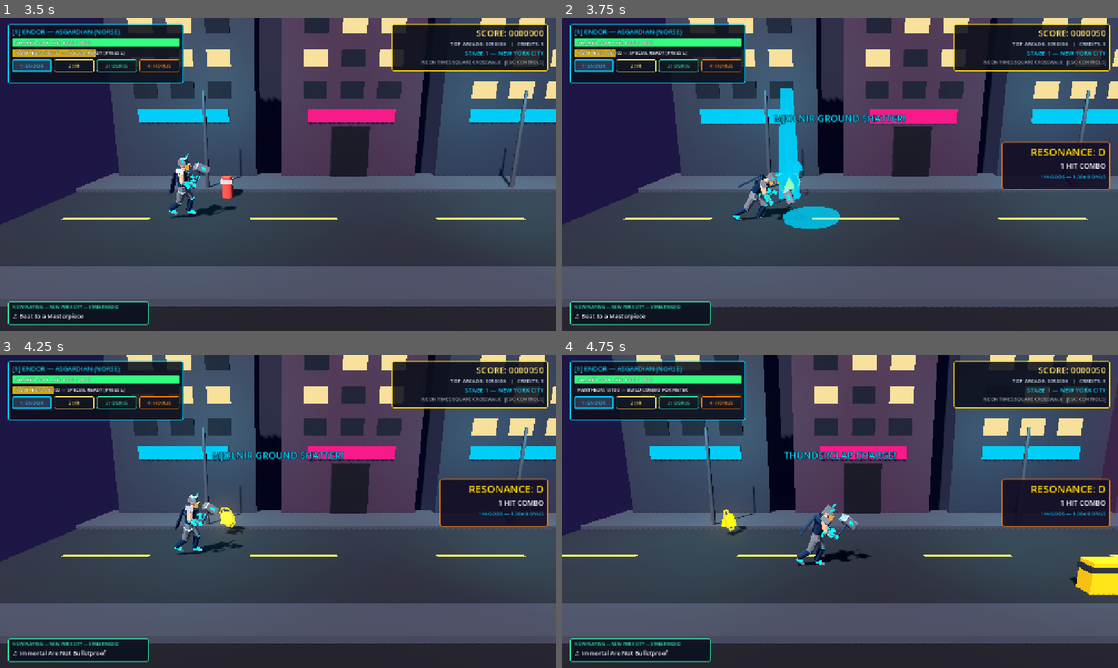
Above: before the commit, frames 1-4 (two rows, left to right).
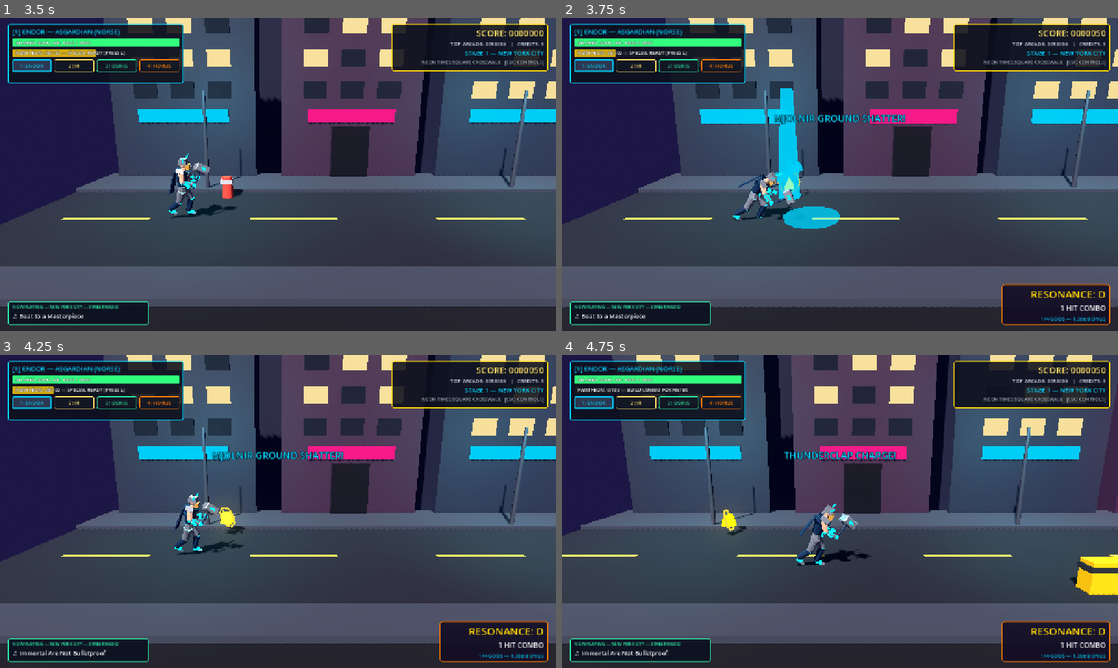
Above: after the commit, the same moments.

Repository: leouofa/side-beat
Game: Godot game, scene res://scenes/main/boot.tscn
The game is run twice, just before and just after one commit, with the same random seed, the same clock (stepped at 60 frames per second) and the same inputs. Sound files missing from this copy of the repository are replaced by a short silence.
Inputs (mouse positions are in pixels of both pictures, inside the frame that each line leads up to):
- Up to frame 1 (3.5 s): click "START WORLD TOUR" at 0.5 s; click "Stage 1: New York City" at 1.25 s; click "Stage 1: New York City" at 2 s; click "ENTER WORLD TOUR >>" at 2.75 s
- Up to frame 2 (3.75 s): tap L (attack_special) at 3.5 s; move the mouse to (962, 158) at 3.52 s; hold D (move_right) from 3.53 s (still down); tap K (attack_heavy) at 3.6 s; click (962, 158) at 3.67 s
- Up to frame 3 (4.25 s): keep holding D (move_right); tap Space (jump) at 3.77 s
- Up to frame 4 (4.75 s): tap L (attack_special) at 4.25, 4.35 s; move the mouse to (728, 527) at 4.27 s; release D (move_right) at 4.28 s; hold S (move_down) from 4.28 s (still down); tap Space (jump) at 4.52 s

Frame 1 is identical in both runs. In frame 2, 4.8% of the frame differs, in the area x 79-99%, y 39-99%; in frame 3, 4.7%; in frame 4, 4.8%.

Commit message:
Relocate resonance box to bottom-right HUD to prevent combat obstruction
During gameplay, the Cross-Pantheon Resonance widget was anchored at center-right, directly obstructing visibility of oncoming enemy waves, lane hazards, and attack telegraphs across the 2.5D horizontal combat field.

Move the resonance panel to the bottom-right corner across from the soundtrack toast:
- Anchor using PRESET_BOTTOM_RIGHT with an 18px right gutter and 14px bottom gutter, maintaining visual symmetry with the top-right score card and bottom-left "NOW PLAYING" radio toast.
- Align the panel top edge with the boss health bar (y = -108) while retaining over 100px buffer space from center-bottom boss UI.
- Add test assertions in run_tests.gd verifying bottom-right anchors, offsets, and minimum dimensions.

Diff:
--- a/scripts/ui/arcade_hud.gd
+++ b/scripts/ui/arcade_hud.gd
@@ -235,11 +235,11 @@
 	_go_label.add_theme_color_override("font_color", Color("#32FF7E"))
 	root.add_child(_go_label)
 
-	# 3. RIGHT-MIDDLE: Cross-Pantheon Resonance Widget
+	# 3. BOTTOM-RIGHT: Cross-Pantheon Resonance Widget (across from now-playing toast)
 	_resonance_box = PanelContainer.new()
-	_resonance_box.set_anchors_preset(Control.PRESET_CENTER_RIGHT)
-	_resonance_box.position = Vector2(-268, -75)
-	_resonance_box.custom_minimum_size = Vector2(250, 110)
+	_resonance_box.set_anchors_preset(Control.PRESET_BOTTOM_RIGHT)
+	_resonance_box.position = Vector2(-268, -108)
+	_resonance_box.custom_minimum_size = Vector2(250, 94)
 	_resonance_box.visible = false
 	_resonance_box.add_theme_stylebox_override("panel", _make_box_style(Color(0.07, 0.05, 0.14, 0.90), Color("#FF7A00"), 2, 6))
 	root.add_child(_resonance_box)
--- a/tests/run_tests.gd
+++ b/tests/run_tests.gd
@@ -521,6 +521,13 @@
 	_assert(not get_tree().paused, "Pressing pause quit button unpauses scene tree")
 	_assert(hud._next_stage_btn.mouse_default_cursor_shape == Control.CURSOR_POINTING_HAND, "Next stage button has pointing hand cursor")
 	_assert(hud._replay_stage_btn.mouse_default_cursor_shape == Control.CURSOR_POINTING_HAND, "Replay stage button has pointing hand cursor")
+
+	var res_b := hud.get("_resonance_box") as PanelContainer
+	_assert(res_b != null, "ArcadeHud instantiated _resonance_box")
+	_assert(res_b.anchor_left == 1.0 and res_b.anchor_top == 1.0, "Resonance box is anchored to bottom-right (PRESET_BOTTOM_RIGHT)")
+	_assert(res_b.offset_left == -268.0 and res_b.offset_top == -108.0, "Resonance box is positioned at bottom-right across from soundtrack toast (offsets %s, %s)" % [res_b.offset_left, res_b.offset_top])
+	_assert(res_b.custom_minimum_size == Vector2(250, 94), "Resonance box has compact 250x94 minimum size")
+
 	hud.free()
 
 
